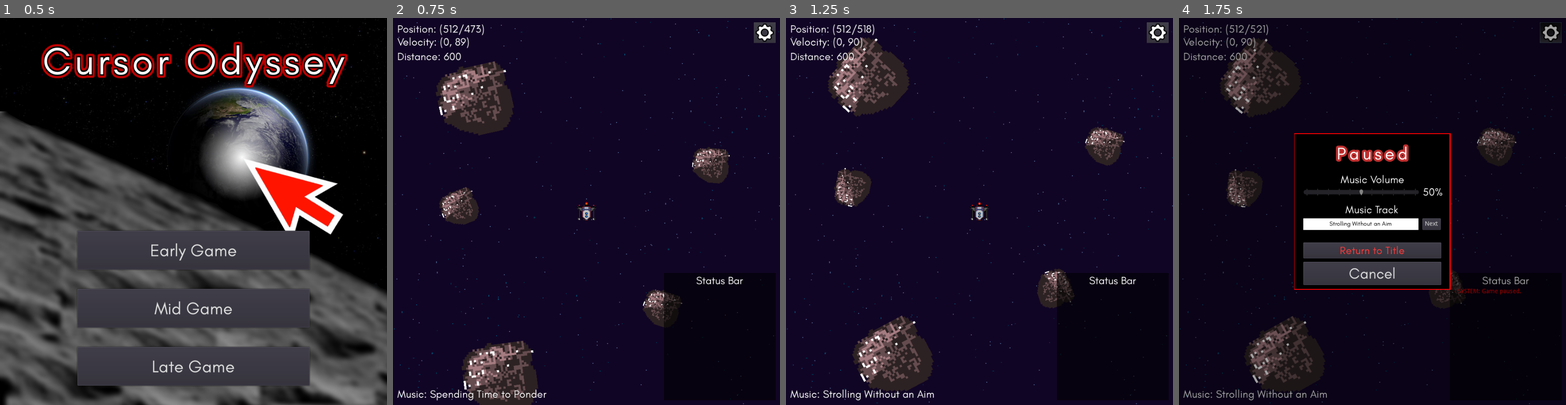
Above: before the commit, frames 1-4 (left to right).
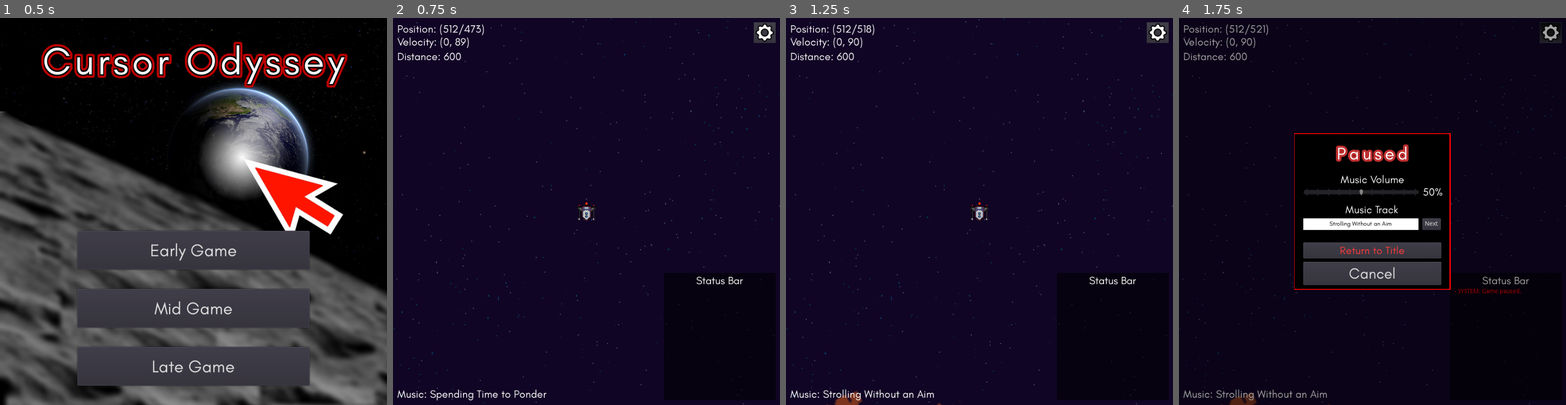
Above: after the commit, the same moments.

Repository: Locherdev/cursor-odyssey
Game: Godot game, scene res://src/level/Titlescreen.tscn
The game is run twice, just before and just after one commit, with the same random seed, the same clock (stepped at 60 frames per second) and the same inputs. Sound files missing from this copy of the repository are replaced by a short silence.
Inputs (mouse positions are in pixels of both pictures, inside the frame that each line leads up to):
- Up to frame 1 (0.5 s): no input
- Up to frame 2 (0.75 s): click "Early Game" at 0.5 s
- Up to frame 3 (1.25 s): no input
- Up to frame 4 (1.75 s): click (1550, 33) at 1.25 s

Frame 1 is identical in both runs. In frame 2, 7.3% of the frame differs, in the area x 11-87%, y 11-100%; in frame 3, 7.8%, in the area x 10-88%, y 5-100%; in frame 4, 3.6%.

Commit message:
CHAOS PUSH: > Debris automatic generation is functional! > Template scene with template script processes the gamestart

Diff:
--- a/game/src/audioplayer/AudioStreamPlayer.gd
+++ b/game/src/audioplayer/AudioStreamPlayer.gd
@@ -6,19 +6,21 @@
 export(int, "Early Game", "Mid Game", "Late Game", "Bonus") var music_library
 
 func _ready() -> void:
-	Globals.connect("pause_game", self, "_pause_current_track")
-	Globals.connect("resume_game", self, "_resume_current_track")
-	Globals.connect("set_music_volume", self, "_set_volume")
-	Globals.connect("skip_to_next_track", self, "_skip_song")
-	Globals.connect("death", self, "_on_death")
-	connect("finished", self, "_get_next_track")
+	if Globals.connect("pause_game", self, "_pause_current_track") != OK: Globals.error_connect(self)
+	if Globals.connect("resume_game", self, "_resume_current_track") != OK: Globals.error_connect(self)
+	if Globals.connect("set_music_volume", self, "_set_volume") != OK: Globals.error_connect(self)
+	if Globals.connect("skip_to_next_track", self, "_skip_song") != OK: Globals.error_connect(self)
+	if Globals.connect("death", self, "_on_death") != OK: Globals.error_connect(self)
+	if connect("finished", self, "_get_next_track") != OK: Globals.error_connect(self)
+	randomize()
 	_get_next_track()
 
 func _skip_song() -> void:
 	var tracks = Music.list_of_tracks(music_library, current_track)
 	var rand = randi() % tracks.size()
 	current_track = tracks[rand] if music_library != 3 else rand
-	var audiostream = load(Music.set_current_track(music_library, current_track, rand))
+# warning-ignore:return_value_discarded
+	Music.set_current_track(music_library, current_track, rand)
 	skipped = true
 	Globals.change_trackname()
 
@@ -42,7 +44,7 @@
 	animation.track_set_key_value(idx, 0, linear2db(Globals.game_volume))
 	$AnimationPlayer.play("fadeout")
 
-func _on_AnimationPlayer_animation_finished(anim_name: String) -> void:
+func _on_AnimationPlayer_animation_finished(_anim_name: String) -> void:
 	stop()
 	var audiostream = load(Music.track_gameover)
 	set_stream(audiostream)
--- a/game/src/autoloads/Globals.gd
+++ b/game/src/autoloads/Globals.gd
@@ -11,6 +11,7 @@
 signal open_pause()
 signal pause_game()
 signal resume_game()
+signal debris_destroyed()
 
 var spaceship
 var game_volume = 0.5
@@ -35,5 +36,6 @@
 		emit_signal("resume_game")
 
 func death(): emit_signal("death")
+func debris_destroyed(): emit_signal("debris_destroyed")
 
 func error_connect(args): print(args, " could not be connected!")
--- a/game/src/autoloads/MusicLibrary.gd
+++ b/game/src/autoloads/MusicLibrary.gd
@@ -113,13 +113,11 @@
 ]
 
 func set_current_track(lib_id, index, total_index) -> String:
-	print("lib",lib_id,",index",index, ",total",total_index)
 	match lib_id:
 		0: current_track = tracks_early[index]
 		1: current_track = tracks_mid[index]
 		2: current_track = tracks_late[index]
 		_: current_track = tracks_total[total_index]
-	print(current_track)
 	return current_track.path
 
 func list_of_tracks(lib_id, exclude_id) -> Array:
@@ -131,5 +129,4 @@
 		2: tracks = tracks_late
 		_: tracks = tracks_total
 	for track in tracks: if track.id != exclude_id: list.append(track.id)
-	print(list)
 	return list
--- a/game/src/debris/Debris.gd
+++ b/game/src/debris/Debris.gd
@@ -1,20 +1,41 @@
 extends KinematicBody2D
 
 var rotation_speed = float(rand_range(-2,2))
+var debris_scale = float(rand_range(0.1,0.5))
 
-func _on_Area2D_body_entered(body: Node) -> void:
-	if(body.name == 'Spaceship'):
-		$Area2D.visible = false
-		$AnimationPlayer.play("Explosion")
-		_play_sound()
-		Globals.append_to_statuslog(StatusMsg.game_collisionDebris)
-		Globals.spaceship.receive_damage()
+func _ready() -> void: scale = Vector2(debris_scale, debris_scale)
+
+func _destroy() -> void:
+	Globals.debris_destroyed()
+	queue_free()
+
+func _collision(body: Node) -> void:
+	match body.get_filename():
+		"res://src/spaceship/Spaceship.tscn":
+			$Personal_Space/CollisionShape2D.disabled = true
+			$AnimationPlayer.play("Explosion")
+			_play_sound()
+			Globals.append_to_statuslog(StatusMsg.game_collisionDebris)
+			Globals.spaceship.receive_damage()
+		"res://src/debris/Debris.tscn":
+			if body != self:
+				$Personal_Space/CollisionShape2D.disabled = true
+				$AnimationPlayer.play("Explosion")
 
 func _process(delta: float) -> void:
 	rotate(rotation_speed*delta)
+	if _out_of_focus(): _destroy()
 
-func _on_AnimationPlayer_animation_finished(_anim_name: String) -> void:
-	queue_free()
+func _out_of_focus() -> bool:
+	var distance = get_global_position().distance_to(Globals.spaceship.get_global_position())
+	if distance > 1400: return true
+	#var spaceship_pos = Globals.spaceship.position
+	#var x_diff = abs(abs(position.x) - abs(spaceship_pos.x))
+	#var y_diff = abs(abs(position.y) - abs(spaceship_pos.y))
+	#if x_diff > 1000 || y_diff > 1000: return true
+	else: return false
+
+func _on_AnimationPlayer_animation_finished(_anim_name: String) -> void: _destroy()
 
 func _play_sound():
 	var soundstream = load(Music.sounds_total[0].path)
--- a/game/src/debris/Debris.tscn
+++ b/game/src/debris/Debris.tscn
@@ -43,10 +43,28 @@
 "update": 1,
 "values": [ 0, 1, 2, 3, 4, 5, 6, 7 ]
 }
+tracks/3/type = "value"
+tracks/3/path = NodePath(".:collision_mask")
+tracks/3/interp = 1
+tracks/3/loop_wrap = true
+tracks/3/imported = false
+tracks/3/enabled = true
+tracks/3/keys = {
+"times": PoolRealArray( 0, 0.1 ),
+"transitions": PoolRealArray( 1, 1 ),
+"update": 1,
+"values": [ 1, 0 ]
+}
+
+[sub_resource type="CircleShape2D" id=2]
+radius = 152.021
+
+[sub_resource type="CircleShape2D" id=3]
+radius = 146.237
 
 [node name="Debris" type="KinematicBody2D"]
+scale = Vector2( 0.5, 0.5 )
 collision_layer = 0
-collision_mask = 0
 script = ExtResource( 2 )
 
 [node name="Debris" type="Sprite" parent="."]
@@ -58,17 +76,17 @@
 texture = ExtResource( 3 )
 hframes = 8
 
-[node name="Area2D" type="Area2D" parent="."]
-
-[node name="CollisionPolygon2D2" type="CollisionPolygon2D" parent="Area2D"]
-polygon = PoolVector2Array( -153.478, -96.3588, -119.664, -131.643, -27.7774, -151.491, 110.42, -147.815, 139.088, -125.027, 155.996, -103.71, 157.466, 73.4474, 110.42, 150.632, -10.8703, 153.572, -81.4391, 119.758, -152.008, 71.9772 )
-
-[node name="CollisionPolygon2D3" type="CollisionPolygon2D" parent="."]
-polygon = PoolVector2Array( -153.478, -96.3588, -119.664, -131.643, -27.7774, -151.491, 110.42, -147.815, 139.088, -125.027, 155.996, -103.71, 157.466, 73.4474, 110.42, 150.632, -10.8703, 153.572, -81.4391, 119.758, -152.008, 71.9772 )
-
 [node name="AnimationPlayer" type="AnimationPlayer" parent="."]
 anims/Explosion = SubResource( 1 )
 
 [node name="Soundeffects" type="AudioStreamPlayer" parent="."]
-[connection signal="body_entered" from="Area2D" to="." method="_on_Area2D_body_entered"]
+
+[node name="Personal_Space" type="Area2D" parent="."]
+
+[node name="CollisionShape2D" type="CollisionShape2D" parent="Personal_Space"]
+shape = SubResource( 2 )
+
+[node name="Collision" type="CollisionShape2D" parent="."]
+shape = SubResource( 3 )
 [connection signal="animation_finished" from="AnimationPlayer" to="." method="_on_AnimationPlayer_animation_finished"]
+[connection signal="body_entered" from="Personal_Space" to="." method="_collision"]
--- a/game/src/level/Debug.tscn
+++ /dev/null
@@ -1,110 +0,0 @@
-[gd_scene load_steps=9 format=2]
-
-[ext_resource path="res://src/spaceship/Spaceship.tscn" type="PackedScene" id=1]
-[ext_resource path="res://assets/bg/space.png" type="Texture" id=2]
-[ext_resource path="res://src/debris/Debris.tscn" type="PackedScene" id=3]
-[ext_resource path="res://src/audioplayer/AudioStreamPlayer.tscn" type="PackedScene" id=4]
-[ext_resource path="res://src/userinterface/Death-UI.tscn" type="PackedScene" id=5]
-[ext_resource path="res://src/userinterface/UI.tscn" type="PackedScene" id=6]
-[ext_resource path="res://assets/sprites/options.png" type="Texture" id=7]
-[ext_resource path="res://src/userinterface/Pause-UI.tscn" type="PackedScene" id=8]
-
-[node name="Debug" type="Node2D"]
-
-[node name="Interface" type="Node2D" parent="."]
-
-[node name="Pause-UI" parent="Interface" instance=ExtResource( 8 )]
-pause_mode = 2
-
-[node name="Death-UI" parent="Interface" instance=ExtResource( 5 )]
-
-[node name="UI" parent="Interface" instance=ExtResource( 6 )]
-
-[node name="Background" type="CanvasLayer" parent="."]
-
-[node name="ParallaxBackground" type="ParallaxBackground" parent="Background"]
-
-[node name="Sprite" type="Sprite" parent="Background/ParallaxBackground"]
-texture = ExtResource( 2 )
-centered = false
-
-[node name="Options" type="Button" parent="Background"]
-anchor_left = 0.932
-anchor_top = 0.011
-anchor_right = 0.989
-anchor_bottom = 0.064
-margin_left = -0.100037
-margin_top = 0.0999994
-margin_right = 50.6
-margin_bottom = 48.4
-rect_scale = Vector2( 0.5, 0.5 )
-size_flags_horizontal = 0
-size_flags_vertical = 0
-shortcut_in_tooltip = false
-action_mode = 0
-icon = ExtResource( 7 )
-__meta__ = {
-"_edit_use_anchors_": false
-}
-
-[node name="DebrisContainer" type="Node2D" parent="."]
-
-[node name="Debris" parent="DebrisContainer" instance=ExtResource( 3 )]
-position = Vector2( 252.541, 215.847 )
-scale = Vector2( 0.5, 0.5 )
-
-[node name="Debris6" parent="DebrisContainer" instance=ExtResource( 3 )]
-position = Vector2( 603.675, -177.423 )
-scale = Vector2( 0.5, 0.5 )
-
-[node name="Debris7" parent="DebrisContainer" instance=ExtResource( 3 )]
-position = Vector2( 1172.51, 47.3026 )
-scale = Vector2( 0.5, 0.5 )
-
-[node name="Debris8" parent="DebrisContainer" instance=ExtResource( 3 )]
-position = Vector2( 835.424, 1255.2 )
-scale = Vector2( 0.5, 0.5 )
-
-[node name="Debris5" parent="DebrisContainer" instance=ExtResource( 3 )]
-position = Vector2( 310.82, 861.23 )
-scale = Vector2( 0.5, 0.5 )
-
-[node name="Debris2" parent="DebrisContainer" instance=ExtResource( 3 )]
-position = Vector2( 800.792, 366.94 )
-scale = Vector2( 0.25, 0.25 )
-
-[node name="Debris9" parent="DebrisContainer" instance=ExtResource( 3 )]
-position = Vector2( 1172.99, 640.824 )
-scale = Vector2( 0.25, 0.25 )
-
-[node name="Debris10" parent="DebrisContainer" instance=ExtResource( 3 )]
-position = Vector2( 267.069, -89.5347 )
-scale = Vector2( 0.25, 0.25 )
-
-[node name="Debris11" parent="DebrisContainer" instance=ExtResource( 3 )]
-position = Vector2( -203.451, 718.074 )
-scale = Vector2( 0.25, 0.25 )
-
-[node name="Debris12" parent="DebrisContainer" instance=ExtResource( 3 )]
-position = Vector2( 140.66, 1237.75 )
-scale = Vector2( 0.25, 0.25 )
-
-[node name="Debris3" parent="DebrisContainer" instance=ExtResource( 3 )]
-position = Vector2( 686.394, 699.344 )
-scale = Vector2( 0.25, 0.25 )
-
-[node name="Debris4" parent="DebrisContainer" instance=ExtResource( 3 )]
-position = Vector2( 215.847, 466.229 )
-scale = Vector2( 0.25, 0.25 )
-
-[node name="AudioPlayer" type="Node2D" parent="."]
-
-[node name="AudioStreamPlayer" parent="AudioPlayer" instance=ExtResource( 4 )]
-pause_mode = 2
-volume_db = -6.021
-music_library = 3
-
-[node name="Spaceship" parent="." instance=ExtResource( 1 )]
-position = Vector2( 512.25, 458.876 )
-scale = Vector2( 0.15, 0.15 )
-[connection signal="pressed" from="Background/Options" to="Interface/UI" method="_pause_game"]
--- /dev/null
+++ b/game/src/level/Template.gd
@@ -0,0 +1,27 @@
+extends Node2D
+
+export(int) var max_num_of_asteroids
+
+func _ready() -> void:
+	Globals.connect("debris_destroyed", self, "_set_asteroid")
+	_initial_set_asteroids()
+
+func _initial_set_asteroids() -> void: for i in max_num_of_asteroids: _set_asteroid()
+
+func _set_asteroid() -> void:
+	var new_asteroid = load("res://src/debris/Debris.tscn")
+	var asteroid_node = new_asteroid.instance()
+	asteroid_node.position = _random(Globals.spaceship.position)
+	$DebrisContainer.add_child(asteroid_node)
+
+func _random(pos) -> Vector2:
+	randomize()
+	var rand_x = int(rand_range(-1000, 1000))
+	var rand_y
+	if rand_x <= -600 || rand_x >= 600:
+		rand_y = int(rand_range(-1000, 1000))
+	else:
+		rand_y = int(rand_range(600, 1000))
+		rand_y = [rand_y, rand_y * -1]
+		rand_y = rand_y[randi() % rand_y.size()]
+	return Vector2(rand_x + pos.x,rand_y + pos.y)
--- /dev/null
+++ b/game/src/level/Template.tscn
@@ -0,0 +1,68 @@
+[gd_scene load_steps=9 format=2]
+
+[ext_resource path="res://src/spaceship/Spaceship.tscn" type="PackedScene" id=1]
+[ext_resource path="res://src/userinterface/UI.tscn" type="PackedScene" id=2]
+[ext_resource path="res://src/audioplayer/AudioStreamPlayer.tscn" type="PackedScene" id=3]
+[ext_resource path="res://src/userinterface/Pause-UI.tscn" type="PackedScene" id=4]
+[ext_resource path="res://src/userinterface/Death-UI.tscn" type="PackedScene" id=5]
+[ext_resource path="res://assets/bg/space.png" type="Texture" id=6]
+[ext_resource path="res://assets/sprites/options.png" type="Texture" id=7]
+[ext_resource path="res://src/level/Template.gd" type="Script" id=8]
+
+[node name="Template" type="Node2D"]
+script = ExtResource( 8 )
+__meta__ = {
+"_edit_horizontal_guides_": [ 384.077, 552.161 ],
+"_edit_vertical_guides_": [ 435.739, 600.896 ]
+}
+max_num_of_asteroids = 30
+
+[node name="Interface" type="Node2D" parent="."]
+
+[node name="Pause-UI" parent="Interface" instance=ExtResource( 4 )]
+pause_mode = 2
+
+[node name="UI" parent="Interface" instance=ExtResource( 2 )]
+
+[node name="Death-UI" parent="Interface" instance=ExtResource( 5 )]
+
+[node name="Background" type="CanvasLayer" parent="."]
+
+[node name="ParallaxBackground" type="ParallaxBackground" parent="Background"]
+
+[node name="Sprite" type="Sprite" parent="Background/ParallaxBackground"]
+texture = ExtResource( 6 )
+centered = false
+
+[node name="Options" type="Button" parent="Background"]
+anchor_left = 0.932
+anchor_top = 0.011
+anchor_right = 0.989
+anchor_bottom = 0.064
+margin_left = -0.100037
+margin_top = 0.0999994
+margin_right = 50.6
+margin_bottom = 48.4
+rect_scale = Vector2( 0.5, 0.5 )
+size_flags_horizontal = 0
+size_flags_vertical = 0
+shortcut_in_tooltip = false
+action_mode = 0
+icon = ExtResource( 7 )
+__meta__ = {
+"_edit_use_anchors_": false
+}
+
+[node name="DebrisContainer" type="Node2D" parent="."]
+
+[node name="AudioPlayer" type="Node2D" parent="."]
+
+[node name="AudioStreamPlayer" parent="AudioPlayer" instance=ExtResource( 3 )]
+pause_mode = 2
+volume_db = -6.021
+music_library = 3
+
+[node name="Spaceship" parent="." instance=ExtResource( 1 )]
+position = Vector2( 512.25, 458.876 )
+scale = Vector2( 0.15, 0.15 )
+[connection signal="pressed" from="Background/Options" to="Interface/UI" method="_pause_game"]
--- a/game/src/spaceship/Spaceship.gd
+++ b/game/src/spaceship/Spaceship.gd
@@ -1,6 +1,4 @@
 extends KinematicBody2D
-
-
 
 export var max_move_speed = 250
 export var min_move_speed = 50
--- a/game/src/userinterface/Death-UI.gd
+++ b/game/src/userinterface/Death-UI.gd
@@ -1,13 +1,7 @@
 extends CanvasLayer
 
-func _ready() -> void:
-	Globals.connect("death",self, "_on_death")
-
-func _on_death() -> void:
-	$AnimationPlayer.play("black")
-
-func _on_AnimationPlayer_animation_finished(anim_name: String) -> void:
-	$Control.visible = true
-
-func _on_Button_pressed() -> void:
-	get_tree().change_scene("res://src/level/Titlescreen.tscn")
+func _ready() -> void: if Globals.connect("death",self, "_on_death") != OK: Globals.error_connect(self)
+func _on_death() -> void: $AnimationPlayer.play("black")
+func _on_AnimationPlayer_animation_finished(_anim_name: String) -> void: $Control.visible = true
+# warning-ignore:return_value_discarded
+func _on_Button_pressed() -> void: get_tree().change_scene("res://src/level/Titlescreen.tscn")
--- a/game/src/userinterface/Pause.gd
+++ b/game/src/userinterface/Pause.gd
@@ -1,7 +1,7 @@
 extends Control
 
 func _ready() -> void:
-	Globals.connect("open_pause", self, "_pausing")
+	if Globals.connect("open_pause", self, "_pausing") != OK: Globals.error_connect(self)
 	$ConfirmationDialog.get_cancel().connect("pressed", self, "_cancel_prompt")
 
 func _input(event: InputEvent) -> void: if event.is_action_pressed("ui_cancel") && !Globals.disable_uiCancel: _pausing()
@@ -13,7 +13,7 @@
 		visible = new_pause_state
 		Globals.pause(new_pause_state)
 
-func _update_pause():
+func _update_pause() -> void:
 	_update_track()
 	_update_vol()
 
@@ -46,4 +46,5 @@
 	get_tree().paused = new_pause_state
 	visible = new_pause_state
 	Globals.pause(new_pause_state)
+# warning-ignore:return_value_discarded
 	get_tree().change_scene("res://src/level/Titlescreen.tscn")
--- a/game/src/userinterface/TitleUI.gd
+++ b/game/src/userinterface/TitleUI.gd
@@ -8,7 +8,8 @@
 
 func _on_Button_pressed(name):
 	match name:
-		"PlayGame": get_tree().change_scene("res://src/level/Debug.tscn")
+# warning-ignore:return_value_discarded
+		"PlayGame": get_tree().change_scene("res://src/level/Template.tscn")
 		"DevRoom": _toggle_popup()
 		"QuitGame": _toggle_popup()
 		"OK": _toggle_popup()
--- a/game/src/userinterface/UI.gd
+++ b/game/src/userinterface/UI.gd
@@ -10,7 +10,7 @@
 	if Globals.connect("statuslog", self, "_append_to_statuslog") != OK: Globals.error_connect(self)
 	if Globals.connect("screenOutput", self, "_output_to_screen") != OK: Globals.error_connect(self)
 
-func _process(delta: float) -> void: _debug()
+func _process(_delta: float) -> void: _debug()
 
 func _change_trackname(name): trackname_label.text = "Music: " + name
 
Not shown: 1 places in game/src/debris/Debris.tscn that only renumber resources
